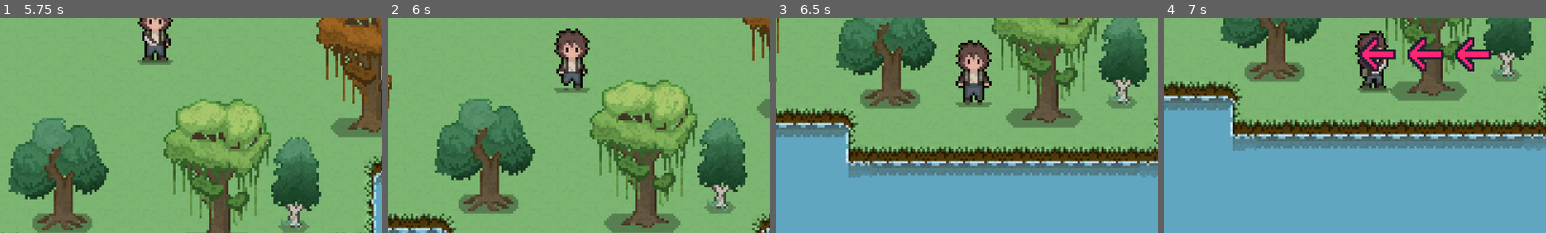
Above: before the commit, frames 1-4 (left to right).
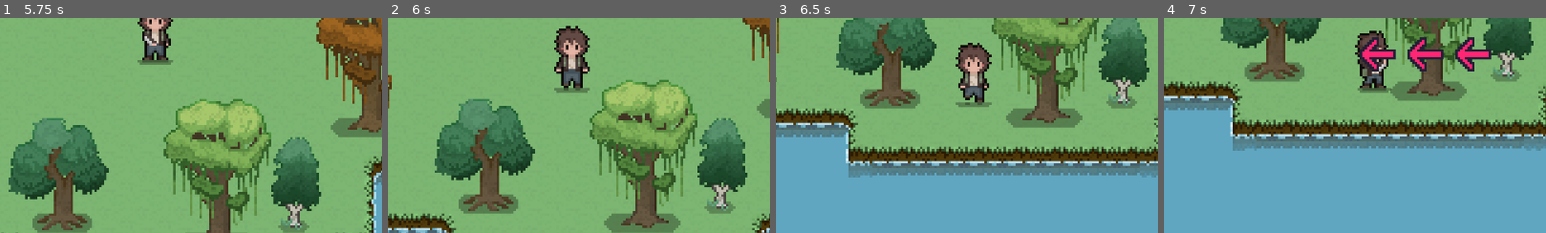
Above: after the commit, the same moments.

Repository: bonsaipropaganda/advjam2023
Game: Godot game, scene res://scenes/GUI/menus/main_menu.tscn
Two runs of this game, one before a commit and one after it. Both use one fixed random seed, a clock stepped at 60 frames per second and the inputs below. Sound files missing from this copy of the repository are replaced by a short silence.
Inputs (mouse positions are % of the whole screen's width and height, from its top left):
- Up to frame 1 (5.75 s): click (20, 37) at 0.5 s; tap Enter at 1.25, 3.5 s; hold D (keyboard_right) 1.28-2.03 s; tap E (Interact) at 1.35, 2.85, 4.35 s; hold S (keyboard_down) 2.03-2.78 s; tap Space (keyboard_space) at 2.1, 2.75, 3.6, 4.25, 5.1 s; hold D (keyboard_right) 2.78-3.53 s; hold W (keyboard_up) 3.53-4.28 s; hold A (keyboard_left) from 4.28 s (still down)
- Up to frame 2 (6 s): release A (keyboard_left) at 5.78 s; hold S (keyboard_down) from 5.78 s (still down); tap E (Interact) at 5.85 s
- Up to frame 3 (6.5 s): keep holding S (keyboard_down)
- Up to frame 4 (7 s): release S (keyboard_down) at 6.53 s; hold D (keyboard_right) from 6.53 s (still down); tap Space (keyboard_space) at 6.6 s
The pictures show only the part of the screen within x 24-74%, y 48-98%; the shares and areas given below are measured in that part.

Frame 1 is identical in both runs. In frame 2, 1.0% of the frame differs, in the area x 43-53%, y 3-33%; in frame 3, 1.1%, in the area x 47-57%, y 10-40%; in frame 4, nothing differs.

Commit message:
fix zombie take damage, add aoe+nearest attack
aoe attack - on qte success
nearest attach - on qte failed

Diff:
--- a/AdventureJam2023/scenes/Entities/player.tscn
+++ b/AdventureJam2023/scenes/Entities/player.tscn
@@ -130,7 +130,7 @@
 
 [sub_resource type="Animation" id="Animation_5321q"]
 resource_name = "attack_down"
-length = 0.8
+length = 0.7
 step = 0.05
 tracks/0/type = "value"
 tracks/0/imported = false
@@ -147,83 +147,71 @@
 tracks/1/type = "value"
 tracks/1/imported = false
 tracks/1/enabled = true
-tracks/1/path = NodePath("SwordSlash:monitoring")
+tracks/1/path = NodePath("SwordSlash:position")
 tracks/1/interp = 1
 tracks/1/loop_wrap = true
 tracks/1/keys = {
-"times": PackedFloat32Array(0.2, 0.7),
-"transitions": PackedFloat32Array(1, 1),
-"update": 1,
-"values": [true, false]
+"times": PackedFloat32Array(0),
+"transitions": PackedFloat32Array(1),
+"update": 0,
+"values": [Vector2(0, 15)]
 }
 tracks/2/type = "value"
 tracks/2/imported = false
 tracks/2/enabled = true
-tracks/2/path = NodePath("SwordSlash:position")
+tracks/2/path = NodePath("SwordSlash/Animation:frame")
 tracks/2/interp = 1
 tracks/2/loop_wrap = true
 tracks/2/keys = {
-"times": PackedFloat32Array(0),
-"transitions": PackedFloat32Array(1),
-"update": 0,
-"values": [Vector2(0, 15)]
+"times": PackedFloat32Array(0.05, 0.2, 0.3, 0.4, 0.55),
+"transitions": PackedFloat32Array(1, 1, 1, 1, 1),
+"update": 1,
+"values": [0, 1, 2, 3, 4]
 }
 tracks/3/type = "value"
 tracks/3/imported = false
 tracks/3/enabled = true
-tracks/3/path = NodePath("SwordSlash/Animation:frame")
+tracks/3/path = NodePath("SwordSlash/Animation:flip_h")
 tracks/3/interp = 1
 tracks/3/loop_wrap = true
 tracks/3/keys = {
-"times": PackedFloat32Array(0.05, 0.2, 0.3, 0.4, 0.55),
-"transitions": PackedFloat32Array(1, 1, 1, 1, 1),
-"update": 1,
-"values": [0, 1, 2, 3, 4]
+"times": PackedFloat32Array(0),
+"transitions": PackedFloat32Array(1),
+"update": 1,
+"values": [true]
 }
 tracks/4/type = "value"
 tracks/4/imported = false
 tracks/4/enabled = true
-tracks/4/path = NodePath("SwordSlash/Animation:flip_h")
+tracks/4/path = NodePath("SwordSlash/Animation:flip_v")
 tracks/4/interp = 1
 tracks/4/loop_wrap = true
 tracks/4/keys = {
 "times": PackedFloat32Array(0),
 "transitions": PackedFloat32Array(1),
 "update": 1,
-"values": [true]
+"values": [false]
 }
 tracks/5/type = "value"
 tracks/5/imported = false
 tracks/5/enabled = true
-tracks/5/path = NodePath("SwordSlash/Animation:flip_v")
+tracks/5/path = NodePath("SwordSlash:rotation")
 tracks/5/interp = 1
 tracks/5/loop_wrap = true
 tracks/5/keys = {
 "times": PackedFloat32Array(0),
 "transitions": PackedFloat32Array(1),
-"update": 1,
-"values": [false]
+"update": 0,
+"values": [0.0]
 }
 tracks/6/type = "value"
 tracks/6/imported = false
 tracks/6/enabled = true
-tracks/6/path = NodePath("SwordSlash:rotation")
+tracks/6/path = NodePath("SwordSlash:visible")
 tracks/6/interp = 1
 tracks/6/loop_wrap = true
 tracks/6/keys = {
-"times": PackedFloat32Array(0),
-"transitions": PackedFloat32Array(1),
-"update": 0,
-"values": [0.0]
-}
-tracks/7/type = "value"
-tracks/7/imported = false
-tracks/7/enabled = true
-tracks/7/path = NodePath("SwordSlash/Animation:visible")
-tracks/7/interp = 1
-tracks/7/loop_wrap = true
-tracks/7/keys = {
-"times": PackedFloat32Array(0.7),
+"times": PackedFloat32Array(0.65),
 "transitions": PackedFloat32Array(1),
 "update": 1,
 "values": [false]
@@ -231,7 +219,7 @@
 
 [sub_resource type="Animation" id="Animation_7rbsn"]
 resource_name = "attack_left"
-length = 0.8
+length = 0.7
 step = 0.05
 tracks/0/type = "value"
 tracks/0/imported = false
@@ -248,83 +236,71 @@
 tracks/1/type = "value"
 tracks/1/imported = false
 tracks/1/enabled = true
-tracks/1/path = NodePath("SwordSlash:monitoring")
+tracks/1/path = NodePath("SwordSlash:position")
 tracks/1/interp = 1
 tracks/1/loop_wrap = true
 tracks/1/keys = {
-"times": PackedFloat32Array(0.2, 0.7),
-"transitions": PackedFloat32Array(1, 1),
-"update": 1,
-"values": [true, false]
+"times": PackedFloat32Array(0),
+"transitions": PackedFloat32Array(1),
+"update": 0,
+"values": [Vector2(-14, 2)]
 }
 tracks/2/type = "value"
 tracks/2/imported = false
 tracks/2/enabled = true
-tracks/2/path = NodePath("SwordSlash:position")
+tracks/2/path = NodePath("SwordSlash/Animation:frame")
 tracks/2/interp = 1
 tracks/2/loop_wrap = true
 tracks/2/keys = {
-"times": PackedFloat32Array(0),
-"transitions": PackedFloat32Array(1),
-"update": 0,
-"values": [Vector2(-14, 2)]
+"times": PackedFloat32Array(0.05, 0.2, 0.3, 0.4, 0.55),
+"transitions": PackedFloat32Array(1, 1, 1, 1, 1),
+"update": 1,
+"values": [0, 1, 2, 3, 4]
 }
 tracks/3/type = "value"
 tracks/3/imported = false
 tracks/3/enabled = true
-tracks/3/path = NodePath("SwordSlash/Animation:frame")
+tracks/3/path = NodePath("SwordSlash/Animation:flip_h")
 tracks/3/interp = 1
 tracks/3/loop_wrap = true
 tracks/3/keys = {
-"times": PackedFloat32Array(0.05, 0.2, 0.3, 0.4, 0.55),
-"transitions": PackedFloat32Array(1, 1, 1, 1, 1),
-"update": 1,
-"values": [0, 1, 2, 3, 4]
+"times": PackedFloat32Array(0),
+"transitions": PackedFloat32Array(1),
+"update": 1,
+"values": [true]
 }
 tracks/4/type = "value"
 tracks/4/imported = false
 tracks/4/enabled = true
-tracks/4/path = NodePath("SwordSlash/Animation:flip_h")
+tracks/4/path = NodePath("SwordSlash/Animation:flip_v")
 tracks/4/interp = 1
 tracks/4/loop_wrap = true
 tracks/4/keys = {
 "times": PackedFloat32Array(0),
 "transitions": PackedFloat32Array(1),
 "update": 1,
-"values": [true]
+"values": [false]
 }
 tracks/5/type = "value"
 tracks/5/imported = false
 tracks/5/enabled = true
-tracks/5/path = NodePath("SwordSlash/Animation:flip_v")
+tracks/5/path = NodePath("SwordSlash:rotation")
 tracks/5/interp = 1
 tracks/5/loop_wrap = true
 tracks/5/keys = {
 "times": PackedFloat32Array(0),
 "transitions": PackedFloat32Array(1),
-"update": 1,
-"values": [false]
+"update": 0,
+"values": [1.5708]
 }
 tracks/6/type = "value"
 tracks/6/imported = false
 tracks/6/enabled = true
-tracks/6/path = NodePath("SwordSlash:rotation")
+tracks/6/path = NodePath("SwordSlash:visible")
 tracks/6/interp = 1
 tracks/6/loop_wrap = true
 tracks/6/keys = {
-"times": PackedFloat32Array(0),
-"transitions": PackedFloat32Array(1),
-"update": 0,
-"values": [1.5708]
-}
-tracks/7/type = "value"
-tracks/7/imported = false
-tracks/7/enabled = true
-tracks/7/path = NodePath("SwordSlash/Animation:visible")
-tracks/7/interp = 1
-tracks/7/loop_wrap = true
-tracks/7/keys = {
-"times": PackedFloat32Array(0.7),
+"times": PackedFloat32Array(0.65),
 "transitions": PackedFloat32Array(1),
 "update": 1,
 "values": [false]
@@ -332,7 +308,7 @@
 
 [sub_resource type="Animation" id="Animation_3an7c"]
 resource_name = "attack_right"
-length = 0.8
+length = 0.7
 step = 0.05
 tracks/0/type = "value"
 tracks/0/imported = false
@@ -349,83 +325,71 @@
 tracks/1/type = "value"
 tracks/1/imported = false
 tracks/1/enabled = true
-tracks/1/path = NodePath("SwordSlash:monitoring")
+tracks/1/path = NodePath("SwordSlash:position")
 tracks/1/interp = 1
 tracks/1/loop_wrap = true
 tracks/1/keys = {
-"times": PackedFloat32Array(0.2, 0.7),
-"transitions": PackedFloat32Array(1, 1),
-"update": 1,
-"values": [true, false]
+"times": PackedFloat32Array(0),
+"transitions": PackedFloat32Array(1),
+"update": 0,
+"values": [Vector2(8, 2)]
 }
 tracks/2/type = "value"
 tracks/2/imported = false
 tracks/2/enabled = true
-tracks/2/path = NodePath("SwordSlash:position")
+tracks/2/path = NodePath("SwordSlash/Animation:frame")
 tracks/2/interp = 1
 tracks/2/loop_wrap = true
 tracks/2/keys = {
-"times": PackedFloat32Array(0),
-"transitions": PackedFloat32Array(1),
-"update": 0,
-"values": [Vector2(8, 2)]
+"times": PackedFloat32Array(0.05, 0.2, 0.3, 0.4, 0.55),
+"transitions": PackedFloat32Array(1, 1, 1, 1, 1),
+"update": 1,
+"values": [0, 1, 2, 3, 4]
 }
 tracks/3/type = "value"
 tracks/3/imported = false
 tracks/3/enabled = true
-tracks/3/path = NodePath("SwordSlash/Animation:frame")
+tracks/3/path = NodePath("SwordSlash/Animation:flip_h")
 tracks/3/interp = 1
 tracks/3/loop_wrap = true
 tracks/3/keys = {
-"times": PackedFloat32Array(0.05, 0.2, 0.3, 0.4, 0.55),
-"transitions": PackedFloat32Array(1, 1, 1, 1, 1),
-"update": 1,
-"values": [0, 1, 2, 3, 4]
+"times": PackedFloat32Array(0),
+"transitions": PackedFloat32Array(1),
+"update": 1,
+"values": [false]
 }
 tracks/4/type = "value"
 tracks/4/imported = false
 tracks/4/enabled = true
-tracks/4/path = NodePath("SwordSlash/Animation:flip_h")
+tracks/4/path = NodePath("SwordSlash/Animation:flip_v")
 tracks/4/interp = 1
 tracks/4/loop_wrap = true
 tracks/4/keys = {
 "times": PackedFloat32Array(0),
 "transitions": PackedFloat32Array(1),
 "update": 1,
-"values": [false]
+"values": [true]
 }
 tracks/5/type = "value"
 tracks/5/imported = false
 tracks/5/enabled = true
-tracks/5/path = NodePath("SwordSlash/Animation:flip_v")
+tracks/5/path = NodePath("SwordSlash:rotation")
 tracks/5/interp = 1
 tracks/5/loop_wrap = true
 tracks/5/keys = {
 "times": PackedFloat32Array(0),
 "transitions": PackedFloat32Array(1),
-"update": 1,
-"values": [true]
+"update": 0,
+"values": [1.5708]
 }
 tracks/6/type = "value"
 tracks/6/imported = false
 tracks/6/enabled = true
-tracks/6/path = NodePath("SwordSlash:rotation")
+tracks/6/path = NodePath("SwordSlash:visible")
 tracks/6/interp = 1
 tracks/6/loop_wrap = true
 tracks/6/keys = {
-"times": PackedFloat32Array(0),
-"transitions": PackedFloat32Array(1),
-"update": 0,
-"values": [1.5708]
-}
-tracks/7/type = "value"
-tracks/7/imported = false
-tracks/7/enabled = true
-tracks/7/path = NodePath("SwordSlash/Animation:visible")
-tracks/7/interp = 1
-tracks/7/loop_wrap = true
-tracks/7/keys = {
-"times": PackedFloat32Array(0.7),
+"times": PackedFloat32Array(0.65),
 "transitions": PackedFloat32Array(1),
 "update": 1,
 "values": [false]
@@ -433,7 +397,7 @@
 
 [sub_resource type="Animation" id="Animation_yrp74"]
 resource_name = "attack_up"
-length = 0.8
+length = 0.7
 step = 0.05
 tracks/0/type = "value"
 tracks/0/imported = false
@@ -450,83 +414,71 @@
 tracks/1/type = "value"
 tracks/1/imported = false
 tracks/1/enabled = true
-tracks/1/path = NodePath("SwordSlash:monitoring")
+tracks/1/path = NodePath("SwordSlash:position")
 tracks/1/interp = 1
 tracks/1/loop_wrap = true
 tracks/1/keys = {
-"times": PackedFloat32Array(0.2, 0.7),
-"transitions": PackedFloat32Array(1, 1),
-"update": 1,
-"values": [true, false]
+"times": PackedFloat32Array(0),
+"transitions": PackedFloat32Array(1),
+"update": 0,
+"values": [Vector2(0, -8)]
 }
 tracks/2/type = "value"
 tracks/2/imported = false
 tracks/2/enabled = true
-tracks/2/path = NodePath("SwordSlash:position")
+tracks/2/path = NodePath("SwordSlash/Animation:frame")
 tracks/2/interp = 1
 tracks/2/loop_wrap = true
 tracks/2/keys = {
-"times": PackedFloat32Array(0),
-"transitions": PackedFloat32Array(1),
-"update": 0,
-"values": [Vector2(0, -8)]
+"times": PackedFloat32Array(0.05, 0.2, 0.3, 0.4, 0.55),
+"transitions": PackedFloat32Array(1, 1, 1, 1, 1),
+"update": 1,
+"values": [0, 1, 2, 3, 4]
 }
 tracks/3/type = "value"
 tracks/3/imported = false
 tracks/3/enabled = true
-tracks/3/path = NodePath("SwordSlash/Animation:frame")
+tracks/3/path = NodePath("SwordSlash/Animation:flip_h")
 tracks/3/interp = 1
 tracks/3/loop_wrap = true
 tracks/3/keys = {
-"times": PackedFloat32Array(0.05, 0.2, 0.3, 0.4, 0.55),
-"transitions": PackedFloat32Array(1, 1, 1, 1, 1),
-"update": 1,
-"values": [0, 1, 2, 3, 4]
+"times": PackedFloat32Array(0),
+"transitions": PackedFloat32Array(1),
+"update": 1,
+"values": [false]
 }
 tracks/4/type = "value"
 tracks/4/imported = false
 tracks/4/enabled = true
-tracks/4/path = NodePath("SwordSlash/Animation:flip_h")
+tracks/4/path = NodePath("SwordSlash/Animation:flip_v")
 tracks/4/interp = 1
 tracks/4/loop_wrap = true
 tracks/4/keys = {
 "times": PackedFloat32Array(0),
 "transitions": PackedFloat32Array(1),
 "update": 1,
-"values": [false]
+"values": [true]
 }
 tracks/5/type = "value"
 tracks/5/imported = false
 tracks/5/enabled = true
-tracks/5/path = NodePath("SwordSlash/Animation:flip_v")
+tracks/5/path = NodePath("SwordSlash:rotation")
 tracks/5/interp = 1
 tracks/5/loop_wrap = true
 tracks/5/keys = {
 "times": PackedFloat32Array(0),
 "transitions": PackedFloat32Array(1),
-"update": 1,
-"values": [true]
+"update": 0,
+"values": [0.0]
 }
 tracks/6/type = "value"
 tracks/6/imported = false
 tracks/6/enabled = true
-tracks/6/path = NodePath("SwordSlash:rotation")
+tracks/6/path = NodePath("SwordSlash:visible")
 tracks/6/interp = 1
 tracks/6/loop_wrap = true
 tracks/6/keys = {
-"times": PackedFloat32Array(0),
-"transitions": PackedFloat32Array(1),
-"update": 0,
-"values": [0.0]
-}
-tracks/7/type = "value"
-tracks/7/imported = false
-tracks/7/enabled = true
-tracks/7/path = NodePath("SwordSlash/Animation:visible")
-tracks/7/interp = 1
-tracks/7/loop_wrap = true
-tracks/7/keys = {
-"times": PackedFloat32Array(0.7),
+"times": PackedFloat32Array(0.65),
 "transitions": PackedFloat32Array(1),
 "update": 1,
 "values": [false]
@@ -723,13 +675,11 @@
 
 [sub_resource type="AnimationNodeStateMachineTransition" id="AnimationNodeStateMachineTransition_1e4oc"]
 advance_mode = 2
-advance_expression = "(input_direction.x != 0 or input_direction.y != 0) and
-!qte.is_qte"
+advance_expression = "input_direction.x != 0 or input_direction.y != 0"
 
 [sub_resource type="AnimationNodeStateMachineTransition" id="AnimationNodeStateMachineTransition_x1cyv"]
 advance_mode = 2
-advance_expression = "(input_direction.x == 0 and input_direction.y == 0) and
-!qte.is_qte"
+advance_expression = "input_direction.x == 0 and input_direction.y == 0"
 
 [sub_resource type="AnimationNodeStateMachineTransition" id="AnimationNodeStateMachineTransition_sdehg"]
 switch_mode = 2
@@ -747,7 +697,7 @@
 states/Mele/position = Vector2(616.222, 263.333)
 states/Start/position = Vector2(459, 129)
 states/Walk/node = SubResource("AnimationNodeBlendSpace2D_bhoof")
-states/Walk/position = Vector2(778, 129)
+states/Walk/position = Vector2(784, 129.667)
 transitions = ["Start", "Idle", SubResource("AnimationNodeStateMachineTransition_gpoy3"), "Idle", "Walk", SubResource(" …(266 unchanged characters)…
 graph_offset = Vector2(133, 87)
 
@@ -781,12 +731,13 @@
 shape = SubResource("CapsuleShape2D_38v6o")
 
 [node name="SwordSlash" parent="." instance=ExtResource("10_183k2")]
+visible = false
 position = Vector2(0, 10)
 monitorable = false
-script = null
 
 [node name="Animation" parent="SwordSlash" index="0"]
 autoplay = ""
+frame = 4
 frame_progress = 0.0
 flip_v = true
 
--- a/AdventureJam2023/scenes/Entities/zombie.tscn
+++ b/AdventureJam2023/scenes/Entities/zombie.tscn
@@ -544,5 +544,3 @@
 [node name="CollisionShape2D" type="CollisionShape2D" parent="."]
 position = Vector2(0, 1)
 shape = SubResource("CapsuleShape2D_1gsqh")
-
-[connection signal="area_entered" from="Area2D" to="." method="_on_area_2d_area_entered"]
--- a/AdventureJam2023/scenes/sword_slash.tscn
+++ b/AdventureJam2023/scenes/sword_slash.tscn
@@ -31,11 +31,12 @@
 }]
 
 [sub_resource type="RectangleShape2D" id="RectangleShape2D_5vusr"]
-size = Vector2(30, 16)
+size = Vector2(30, 26)
 
-[node name="Sword" type="Area2D" groups=["attack"]]
+[node name="SwordSlash" type="Area2D" groups=["attack"]]
 y_sort_enabled = true
 collision_layer = 2
+collision_mask = 4
 script = ExtResource("1_xxay3")
 
 [node name="Animation" type="AnimatedSprite2D" parent="."]
--- a/AdventureJam2023/scripts/Entities/player.gd
+++ b/AdventureJam2023/scripts/Entities/player.gd
@@ -6,7 +6,7 @@
 @onready var swinging := false
 @onready var qte = $qte
 @onready var animationTree := $AnimatorTree
-@onready var slashSprite = $SwordSlash/Animation as AnimatedSprite2D
+@onready var swordSlash = $SwordSlash
 @onready var playback: AnimationNodeStateMachinePlayback = animationTree.get("parameters/playback")
 
 @onready var deathScreen = owner.get_node("GUI/DeathScreen")
@@ -65,12 +65,15 @@
 func _on_qte_done(is_success: bool):
 	#yayy!!!, is the QTE is successful, reset it. and animate the knife
 	if is_success:
-		slashSprite.visible = true
+		swordSlash.visible = true
+		swordSlash.attack_all()
 		qte.reset()
+		await animationTree.animation_finished
+		swordSlash.visible = false
 	else:
-		slashSprite.visible = false
+		swordSlash.visible = false
+		swordSlash.attack_nearest()
 		playback.travel("Idle", false)
-
 
 
 func walk_animation(_input_direction) -> void:
--- a/AdventureJam2023/scripts/Entities/zombie.gd
+++ b/AdventureJam2023/scripts/Entities/zombie.gd
@@ -62,23 +62,20 @@
 
 
 #for all the death stuff!!!
-func _on_area_2d_area_entered(area):
-	if "SwordSlash" in area.name and alive:
-		print("OUCH")
-		alive = false
-		is_chasing = false
-		match $AnimatedSprite2D.animation:
-			"idle_down", "walk_down":
-				$AnimatedSprite2D.set_animation("death_down")
+func take_damage(_damage: int) -> void:
+	print("OUCH")
+	if not alive:
+		return
+	alive = false
+	is_chasing = false
+	match $AnimatedSprite2D.animation:
+		"idle_down", "walk_down":
+			$AnimatedSprite2D.set_animation("death_down")
 
-			"idle_up", "walk_up":
-				$AnimatedSprite2D.set_animation("death_up")
+		"idle_up", "walk_up":
+			$AnimatedSprite2D.set_animation("death_up")
 
-			"idle_side", "walk_side":
-				$AnimatedSprite2D.set_animation("death_side")
-		collision_layer = 0
-		set_process(false)
-
-#
-#func _on_animated_sprite_2d_animation_finished():
-#	$AnimatedSprite2D.pause()
+		"idle_side", "walk_side":
+			$AnimatedSprite2D.set_animation("death_side")
+	collision_layer = 0
+	set_process(false)
--- a/AdventureJam2023/scripts/sword_slash.gd
+++ b/AdventureJam2023/scripts/sword_slash.gd
@@ -1,7 +1,34 @@
-extends Node2D
+extends Area2D
 
 
-func _on_animation_animation_looped():#after a loop, stop the animation
+func _on_animation_animation_looped():  #after a loop, stop the animation
 	$Animation.stop()
 	set_visible(false)
-	position = Vector2(-1000, -1000)#move the sword slash to the edge of the map.
+	position = Vector2(-1000, -1000)  #move the sword slash to the edge of the map.
+
+
+# attack nearest enemy, this is triggered when qte fails
+func attack_nearest():
+	# the variable containing nearest enemy to the attack direction
+	var nearest_attackable = null
+	for body in get_overlapping_bodies():
+		if body.has_method("take_damage"):
+			# if nearest_attackable is not assigned yet, or the current body is closer to the player than the nearest_attackable
+			if (
+				nearest_attackable == null
+				or (
+					body.position.distance_to(position)
+					< nearest_attackable.position.distance_to(position)
+				)
+			):
+				# set the nearest_attackable to the current body
+				nearest_attackable = body
+	if nearest_attackable != null:
+		nearest_attackable.take_damage(1)
+
+
+# attack all enemy in the area, this is triggered when qte success
+func attack_all():
+	for body in get_overlapping_bodies():
+		if body.has_method("take_damage"):
+			body.take_damage(1)
